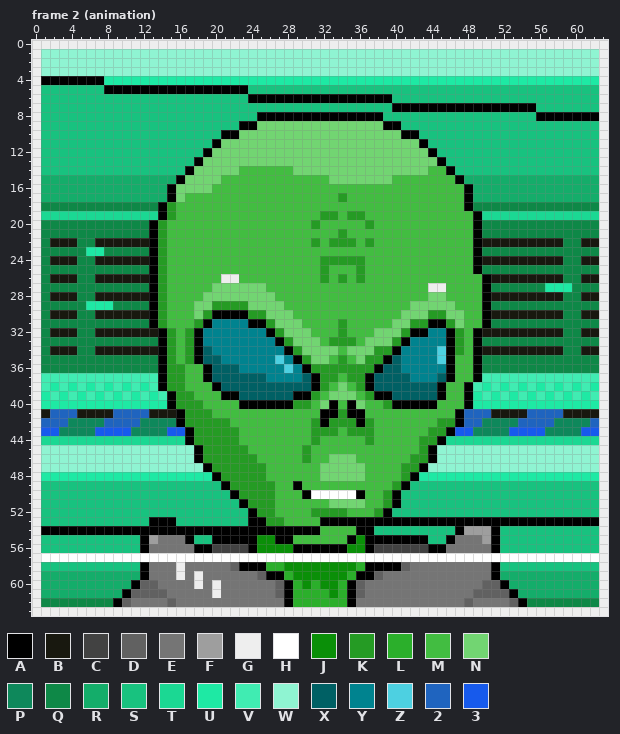
File history of a pixel-art file, Assets/AnimationImporter-master/portraits/alien-portrait.ase. Above, as it was before the edit.
64x64 pixels, 8 frames. Colours within 5 levels of each other are drawn and written as one. Shown: frame 2 (animation). The commit also changed other frames, which this record leaves out.
Palette (. is transparent): A #000000  B #18180f  C #424242  D #616161  E #757575  F #9e9e9e  G #eeeeee  H #ffffff  J #0a8f08  K #259b24  L #2baf2b  M #42bd41  N #72d572  P #0e885b  Q #0e8847  R #14ad6a  S #18c27f  T #1bd893  U #1ee9a4  V #40ecb2  W #8ff4d2  X #006064  Y #00838f  Z #4dd0e1  2 #1f64bf  3 #175aec
The result:
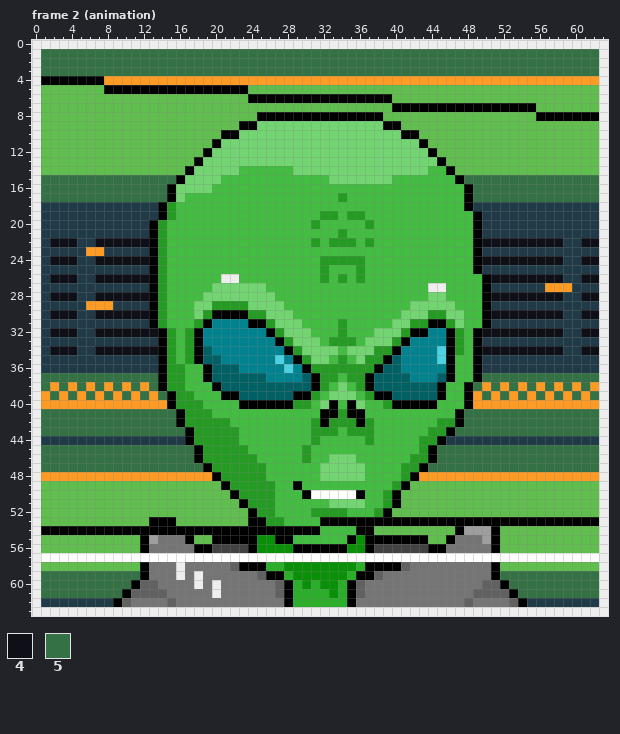
Colours new in this view: 4 #0f0f18  5 #347145
Diff:
colour Q: #0e8847 -> #203b47
colour S: #18c27f -> #60be4e
colour U: #1ee9a4 -> #fd9b25
Frame 2 (animation), layer "pit":
y 1..3: x 1..62 WWWWWWWWWWWWWWWWWWWWWWWWWWWWWWWWWWWWWWWWWWWWWWWWWWWWWWWWWWWWWW -> 55555555555555555555555555555555555555555555555555555555555555
y 15: x 1..15 RRRRRRRRRRRRRRR -> 555555555555555; x 48..62 RRRRRRRRRRRRRRR -> 555555555555555
y 16..17: x 1..14 RRRRRRRRRRRRRR -> 55555555555555; x 49..62 RRRRRRRRRRRRRR -> 55555555555555
y 19: x 1..13 TTTTTTTTTTTTT -> QQQQQQQQQQQQQ; x 50..62 TTTTTTTTTTTTT -> QQQQQQQQQQQQQ
y 22: x 2..4 BBB -> 444; x 7..12 BBBBBB -> 444444; x 50..58 BBBBBBBBB -> 444444444; x 61..62 BB -> 44
y 24: x 2..4 BBB -> 444; x 7..12 BBBBBB -> 444444; x 50..58 BBBBBBBBB -> 444444444; x 61..62 BB -> 44
y 26: x 2..4 BBB -> 444; x 7..12 BBBBBB -> 444444; x 51..58 BBBBBBBB -> 44444444; x 61..62 BB -> 44
y 28: x 2..4 BBB -> 444; x 7..12 BBBBBB -> 444444; x 51..58 BBBBBBBB -> 44444444; x 61..62 BB -> 44
y 30: x 2..4 BBB -> 444; x 7..12 BBBBBB -> 444444; x 51..58 BBBBBBBB -> 44444444; x 61..62 BB -> 44
y 32: x 2..4 BBB -> 444; x 7..13 BBBBBBB -> 4444444; x 50..58 BBBBBBBBB -> 444444444; x 61..62 BB -> 44
y 34: x 2..4 BBB -> 444; x 7..13 BBBBBBB -> 4444444; x 50..58 BBBBBBBBB -> 444444444; x 61..62 BB -> 44
y 37: x 1..13 VVVVVVVVVVVVV -> 5555555555555; x 50..62 VVVVVVVVVVVVV -> 5555555555555
y 38: x 1 V -> 5; x 3 V -> 5; x 5 V -> 5; x 7 V -> 5; x 9 V -> 5; x 11 V -> 5; x 13 V -> 5; x 49 V -> 5; x 51 V -> 5; x 53 V -> 5; x 55 V -> 5; x 57 V -> 5; x 59 V -> 5; x 61 V -> 5
y 39: x 2 V -> 5; x 4 V -> 5; x 6 V -> 5; x 8 V -> 5; x 10 V -> 5; x 12 V -> 5; x 14 V -> 5; x 50 V -> 5; x 52 V -> 5; x 54 V -> 5; x 56 V -> 5; x 58 V -> 5; x 60 V -> 5; x 62 V -> 5
y 41: x 1..15 B222BBBB2222BBB -> 555555555555555; x 48..62 222BBBB2222BBBB -> 555555555555555
y 42: x 1..15 222PPPP2222PPPP -> 555555555555555; x 48..62 22PPPP2222PPPP2 -> 555555555555555
y 43: x 1..16 33PPPP3333PPPP33 -> 5555555555555555; x 47..62 33PPPP3333PPPP33 -> 5555555555555555
y 44: x 1..16 TTTTTTTTTTTTTTTT -> QQQQQQQQQQQQQQQQ; x 46..62 TTTTTTTTTTTTTTTTT -> QQQQQQQQQQQQQQQQQ
y 45..46: x 1..17 WWWWWWWWWWWWWWWWW -> 55555555555555555; x 45..62 WWWWWWWWWWWWWWWWWW -> 555555555555555555
y 47: x 1..18 WWWWWWWWWWWWWWWWWW -> 555555555555555555; x 44..62 WWWWWWWWWWWWWWWWWWW -> 5555555555555555555
y 59: x 1..11 RRRRRRRRRRR -> 55555555555; x 52..62 RRRRRRRRRRR -> 55555555555
y 60: x 1..10 RRRRRRRRRR -> 5555555555; x 53..62 RRRRRRRRRR -> 5555555555
y 61: x 1..9 RRRRRRRRR -> 555555555; x 54..62 RRRRRRRRR -> 555555555
Where, in picture pixels (left, top, right, bottom), the same in both pictures:
changed: (41, 49, 599, 607)
